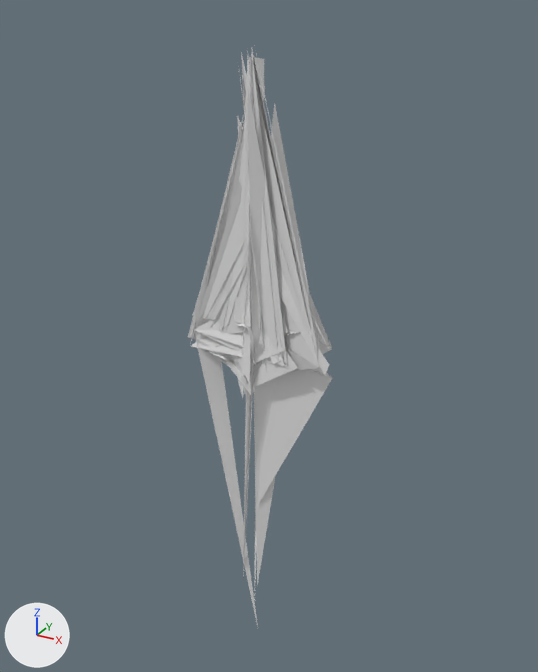
Before and after pictures for a commit that changed the OBJ model extracted_meshes/Hero044_29943EF9_v2.obj.
Rendered twice from a camera (50 mm lens) standing at (510.0, -882.0, 536.0) and looking at (-13.0, 70.0, 59.0). Arrows for +X, +Y and +Z are at lower left; the lights stay in place. The picture after the commit comes second. Where no turn or scale is listed for an object, it has been applied to the vertices. Vertices at exactly the same position are counted once.

The first picture shows 'Hero044_29943EF9_v2'.
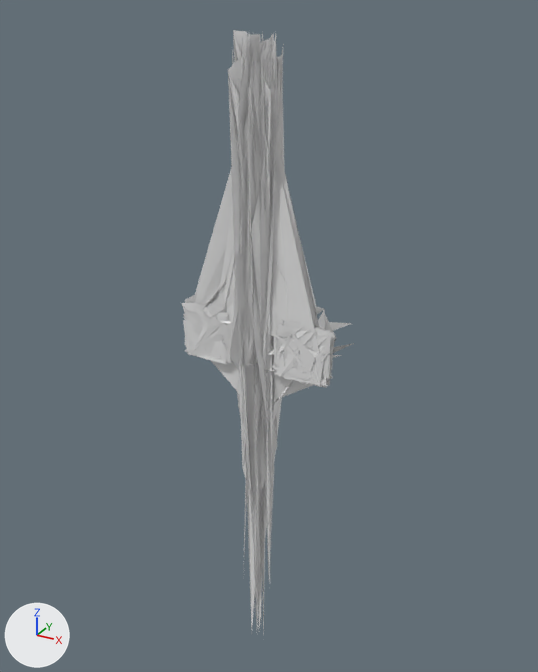
Changed parts and their boxes [x1, y1, x2, y2] in the pictures (538 x 672 px):
'Hero044_29943EF9_v2', reshaped (19% wider)
    before: [188, 45, 332, 627]
    after: [182, 30, 354, 635]
part 1 of me_hero044_29943ef9_v2, built on
    before: [195, 106, 298, 579]
    after: [182, 30, 351, 630]

Edits to the bpy script that builds the scene:
```text
Change me_hero044_29943ef9_v2:
    used by ob_hero044_29943ef9_v2; location = (0.0, 0.0, 0.0)
    remove me_hero044_29943ef9_v2.from_pydata(...)  # 274 vertices, 205 faces; spans x -125.0..124.0, y -31.0..110.0, z -495.0..498.0
    add me_hero044_29943ef9_v2.from_pydata(...)  # 3804 vertices, 5857 faces; spans x -127.0..127.0, y -32.0..126.0, z -511.0..510.0
    me_hero044_29943ef9_v2 part 1: 1 vertex moved within x 1.0, y -3.0, z 182.0; 7 vertices removed from x -21.0..43.0, y -8.0..28.0, z 53.0..326.0; 3537 vertices added at x -127.0..127.0, y -32.0..126.0, z -511.0..510.0
```
